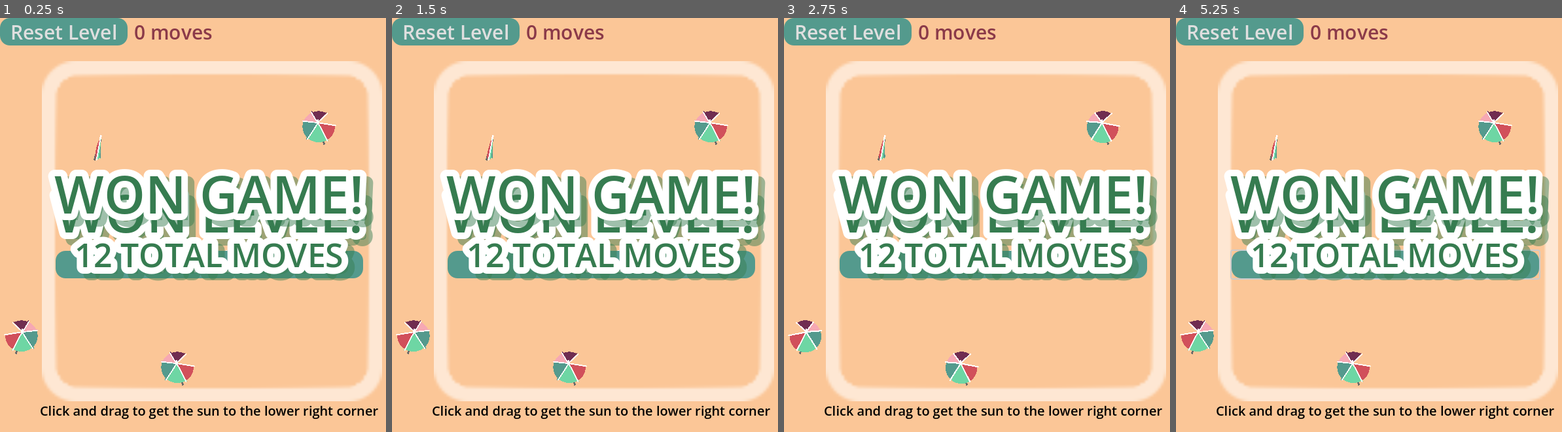
Above: before the commit, frames 1-4 (left to right).
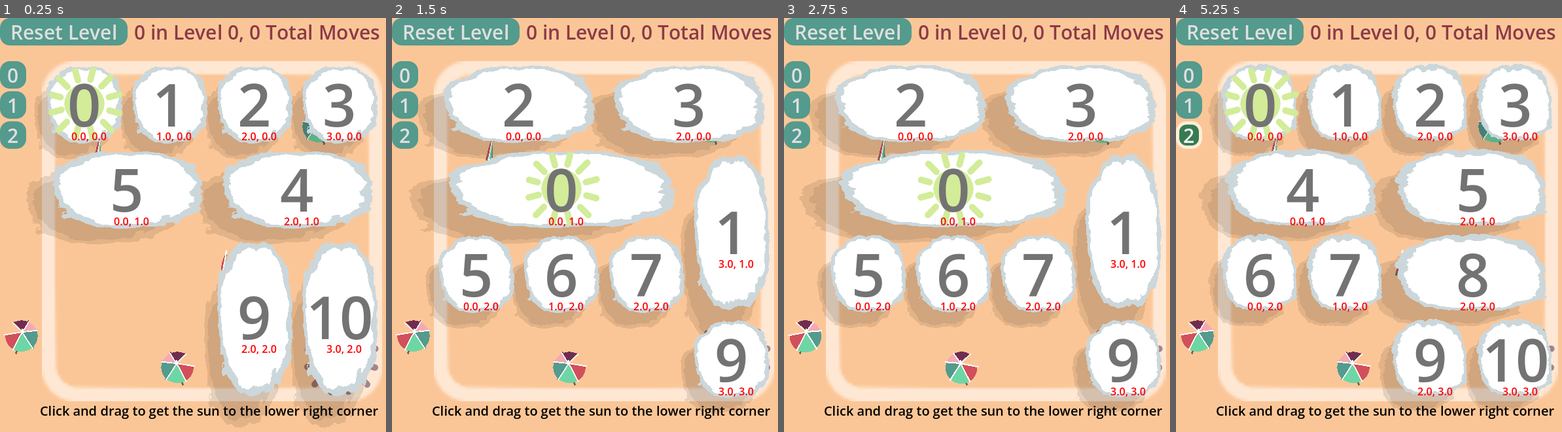
Above: after the commit, the same moments.

Repository: firelighted/comfyjam2026_slidingsun
Game: Godot game, scene res://scenes_scripts/main_2d.tscn
The game is run twice, just before and just after one commit, with the same random seed, the same clock (stepped at 60 frames per second) and the same inputs. The engine's default icon, where the game draws it, is replaced by a stand-in: a white triangle on a blue panel in a dark square.
Inputs (mouse positions are in pixels of both pictures, inside the frame that each line leads up to):
- Up to frame 1 (0.25 s): no input
- Up to frame 2 (1.5 s): click "Reset Level" at 0.5 s; click (600, 266) at 1.25 s, where only the run before the commit has a clickable "Next Level"
- Up to frame 3 (2.75 s): click (992, 266) at 2 s, where only the run before the commit has a clickable "Next Level"
- Up to frame 4 (5.25 s): click (1187, 75) at 2.75 s, where only the run after the commit has a clickable "0"; move the mouse to (1477, 204) at 3.52 s; hold Right (ui_right) 3.53-4.25 s; click (1477, 204) at 3.67 s; click (1187, 104) at 4.25 s, where only the run after the commit has a clickable "1"; click (1187, 133) at 5 s, where only the run after the commit has a clickable "2"

The runs differ from the first frame. In frame 1, 49% of the frame differs, in the area x 0-99%, y 1-98%; in frame 2, 47%; in frame 3, 47%; in frame 4, 50%, in the area x 0-99%, y 1-95%.
Error before the commit: Parse Error: Identifier "moves_this_level" not declared in the current scope. (res://block_manager.gd:72)

Commit message:
post-rebase fixes

Diff:
--- a/block_manager.gd
+++ b/block_manager.gd
@@ -42,6 +42,7 @@
 var y_size: int
 var cells: int
 var block_num: int = 0
+var moves_this_level: int = 0
 
 var selected_block: Node
 var is_dragging = false
@@ -137,10 +138,10 @@
 	if current_level > -1 and current_level < len(level_move_counts):
 		level_move_counts[current_level] = moves_this_level
 	if level_idx < len(levels):
-		array = levels[level_idx].initial_array()
-		x_size = levels[level_idx].x_size
-		y_size = levels[level_idx].y_size
-		breaker_tiles = levels[level_idx].breaker_tiles
+		array = levels[level_idx].duplicate(true)
+		x_size = 4
+		y_size = 4
+		breaker_tiles = [Vector2(0, 3), Vector2(1, 3)]
 		cells = x_size * y_size
 	else:
 		push_warning("Using default level, no valid current_level in levels array")
Not shown: 1 places in scenes_scripts/main_2d.tscn that only renumber resources
Not shown: 1 places in theme/main_theme.tres that only renumber resources
